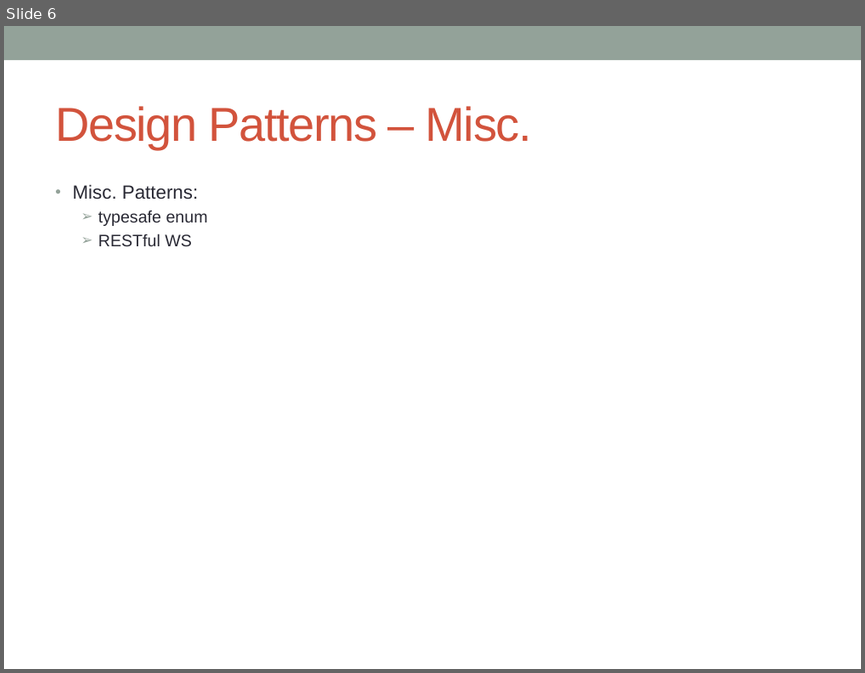
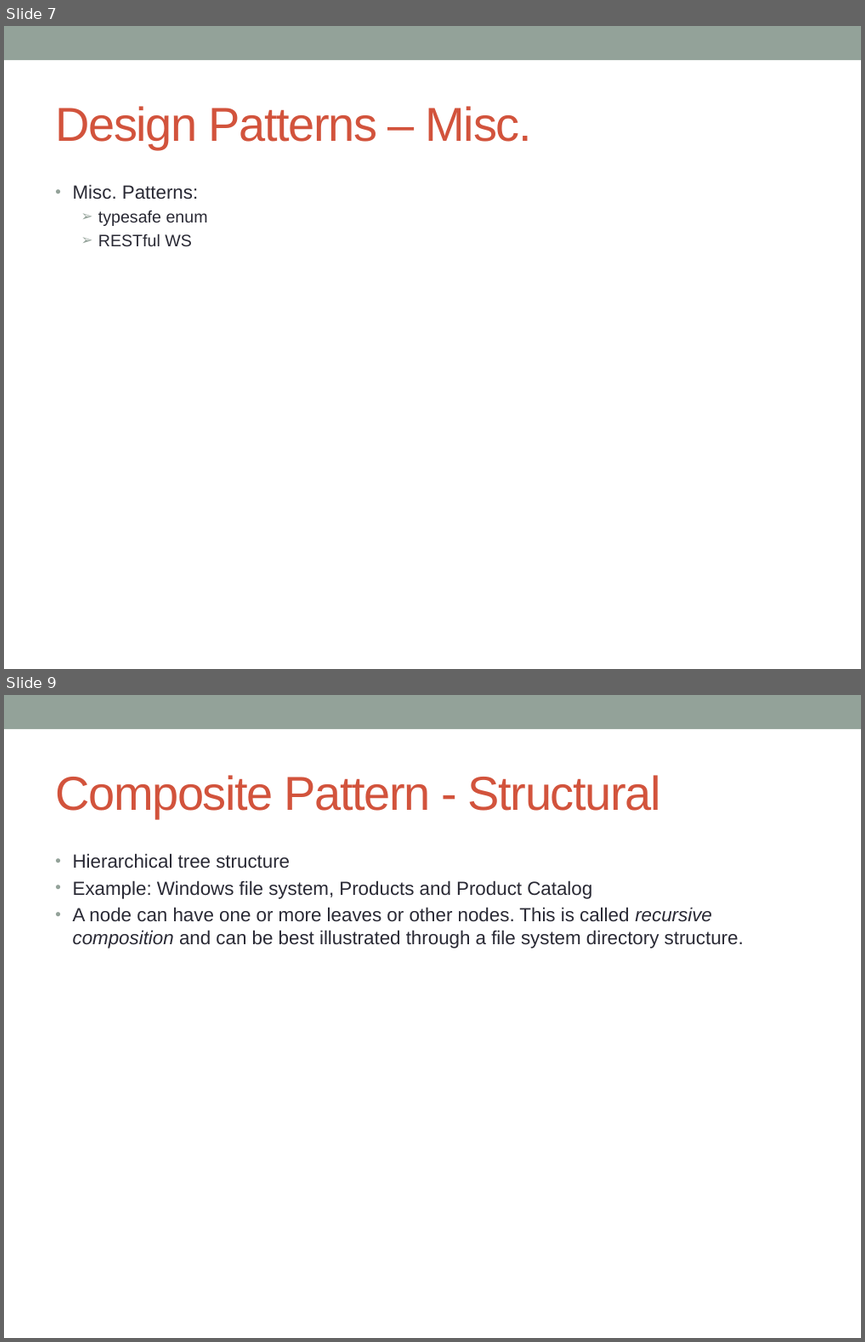
Before and after one commit to notionquest/ProjectDocumentation, a slide deck: DesignPatterns.pptx. Shown one above the other, each under a label of ours: slide 6 before the commit, slides 7 and 9 after it; the slides between them are not shown. The pictures are 865x673 and 865x1342 pixels, drawn with LibreOffice and Linux fonts; fonts in the diff are those of the drawing. Boxes give left, top, right and bottom in pixels: in the first picture for what was removed or moved away, otherwise in the second. Text is boxed around its words. In the diff, an @@ line names an element or a change of style, - is before the commit and + after.

Commit message:
composition over inheritence, adpater pattern

```diff
--- a/DesignPatterns.pptx
+++ b/DesignPatterns.pptx
@@ slide 9 added at box(4, 695, 861, 1338), background #FFFFFF; not listed: 1 template element that a slide beside it also shows @@
@@ title added at box(55, 775, 661, 818), 40 pt, text #D2533C @@
+Composite Pattern - Structural
@@ text added at box(73, 853, 744, 948), 16 pt, text #292934 @@
+• Hierarchical tree structure
+• Example: Windows file system, Products and Product Catalog
+• A node can have one or more leaves or other nodes. This is called recursive composition and can be best illustrated through a file system directory structure.
@@ what was slide 6 is now slide 7 @@
```
Also in this commit, not shown: 1 slide changed, 5 other slides added.
